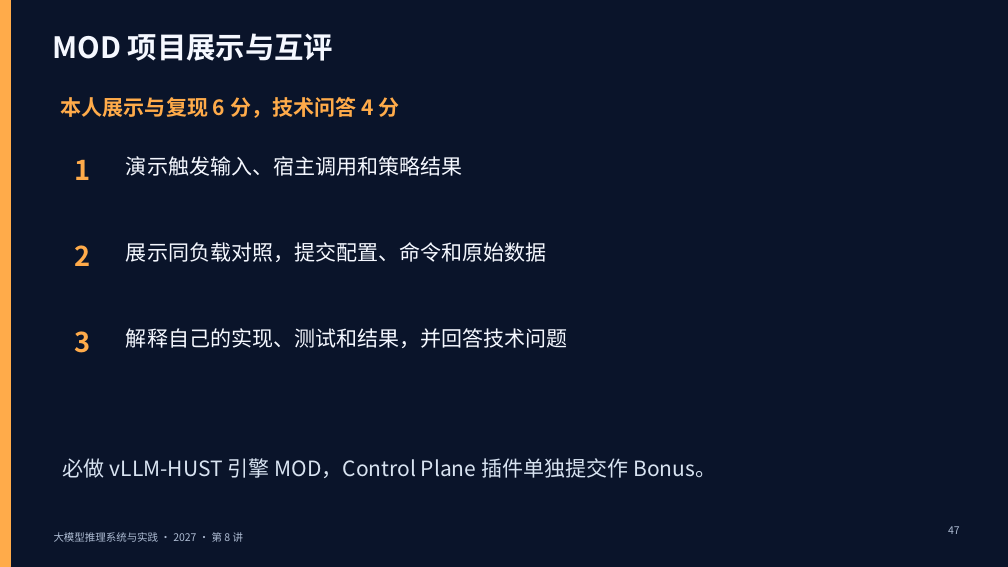
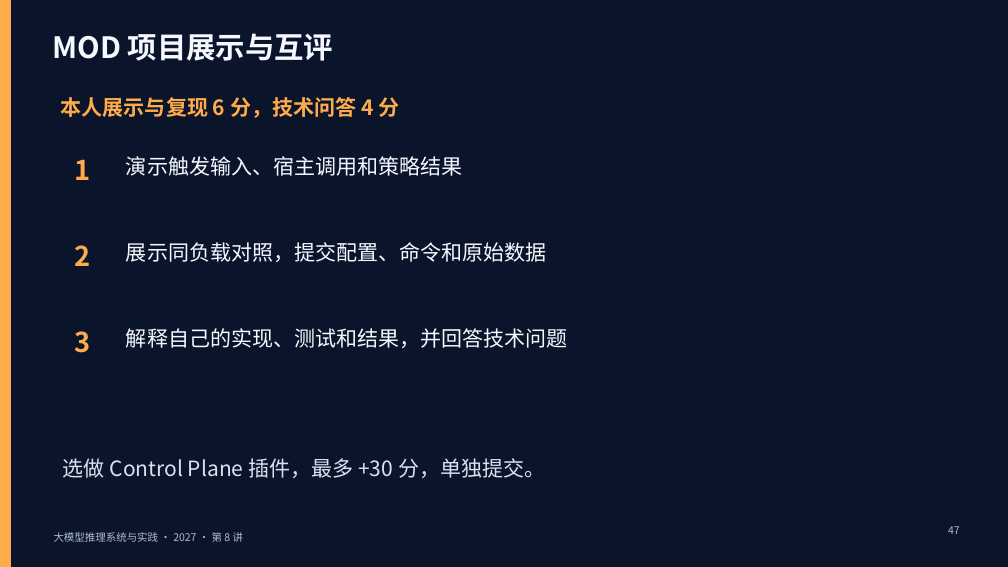
Before and after one commit to vLLM-HUST/intro-to-llm-inference-engines, a slide deck: slide 47 of build/slides/2027/lectures-8-pptx/第08讲_论文比较与实验验证.pptx. Drawn at 1008x567 pixels with LibreOffice and Linux fonts; fonts in the diff are those of the drawing. Boxes give left, top, right and bottom in pixels: in the first picture for what was removed or moved away, otherwise in the second. Text is boxed around its words. In the diff, an @@ line names an element or a change of style, - is before the commit and + after.

Commit message:
Simplify the course site and define the 30-point bonus

```diff
--- a/build/slides/2027/lectures-8-pptx/第08讲_论文比较与实验验证.pptx
+++ b/build/slides/2027/lectures-8-pptx/第08讲_论文比较与实验验证.pptx
@@ text at box(63, 458, 545, 478): text changed @@
-必做 vLLM-HUST 引擎 MOD，Control Plane 插件单独提交作 Bonus。
+选做 Control Plane 插件，最多 +30 分，单独提交。
```
Also in this commit, not shown: 24 other files.
